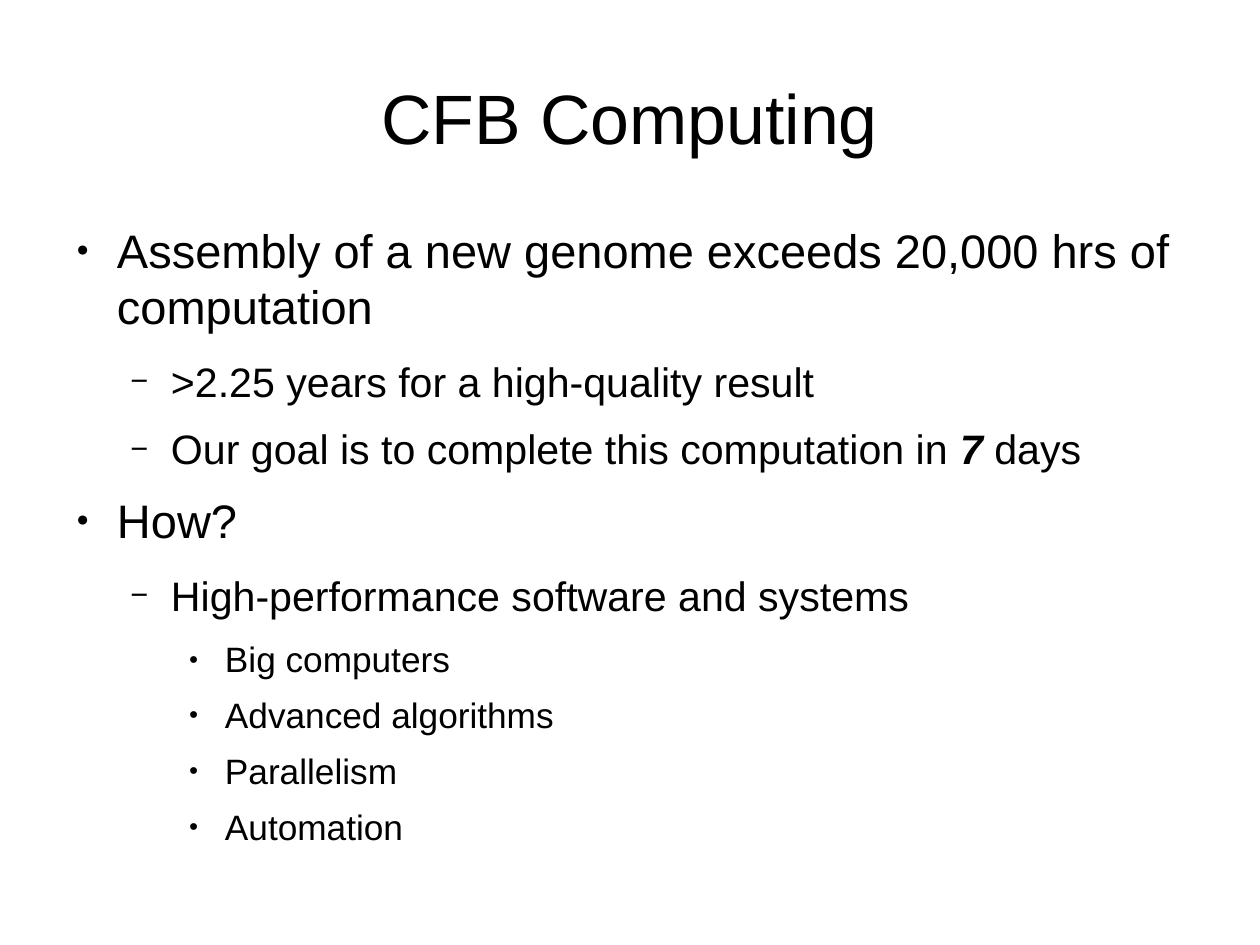
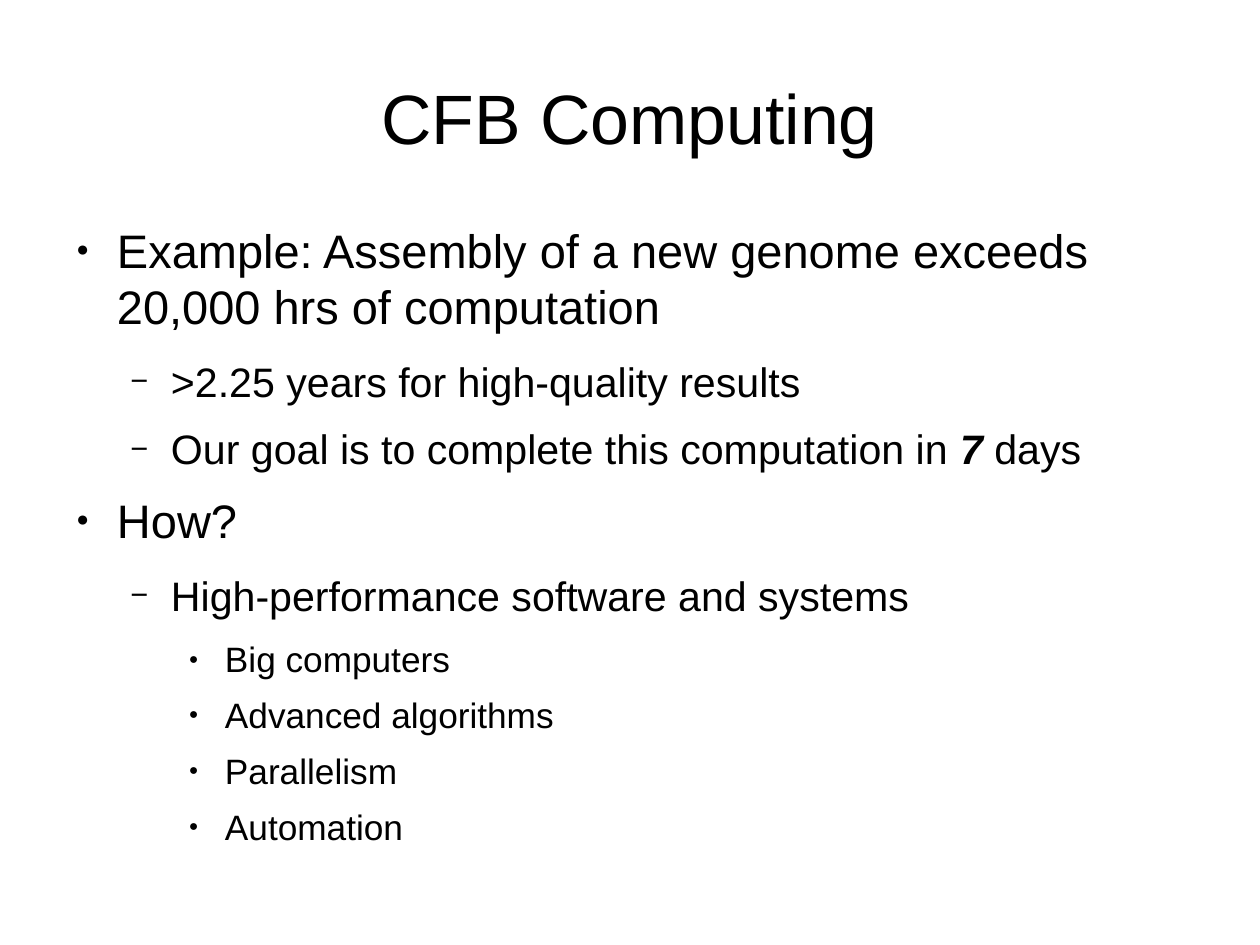
Before and after one commit to UNR-CFB/bch-709-intro-bioinformatics-2015f, a slide deck: slide 4 of day-1/doc/presentation.odp. Drawn at 1260x945 pixels with LibreOffice and Linux fonts; fonts in the diff are those of the drawing. Boxes give left, top, right and bottom in pixels: in the first picture for what was removed or moved away, otherwise in the second. Text is boxed around its words. In the diff, an @@ line names an element or a change of style, - is before the commit and + after.

```diff
--- a/day-1/doc/presentation.odp
+++ b/day-1/doc/presentation.odp
@@ text at (117,234,1088,405): text changed @@
-● Assembly of a new genome exceeds 20,000 hrs of computation
-  − >2.25 years for a high-quality result
+● Example: Assembly of a new genome exceeds 20,000 hrs of computation
+  − >2.25 years for high-quality results
```
Also in this commit, not shown: 15 other slides changed, 1 other file.
